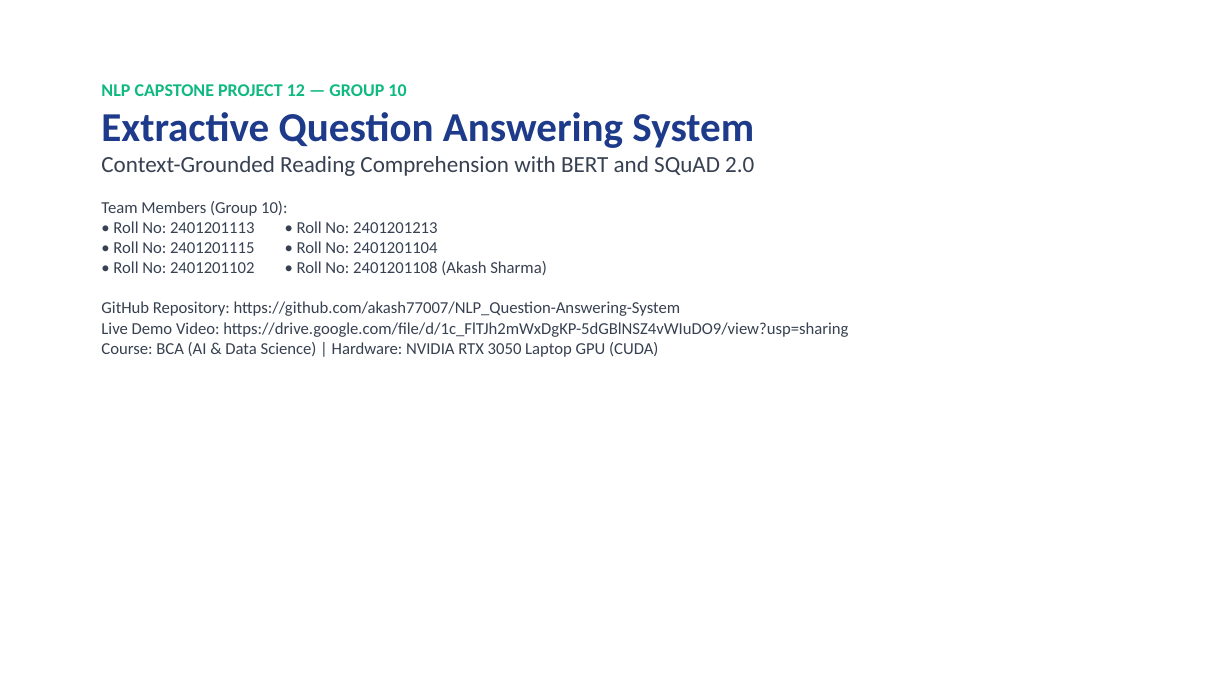
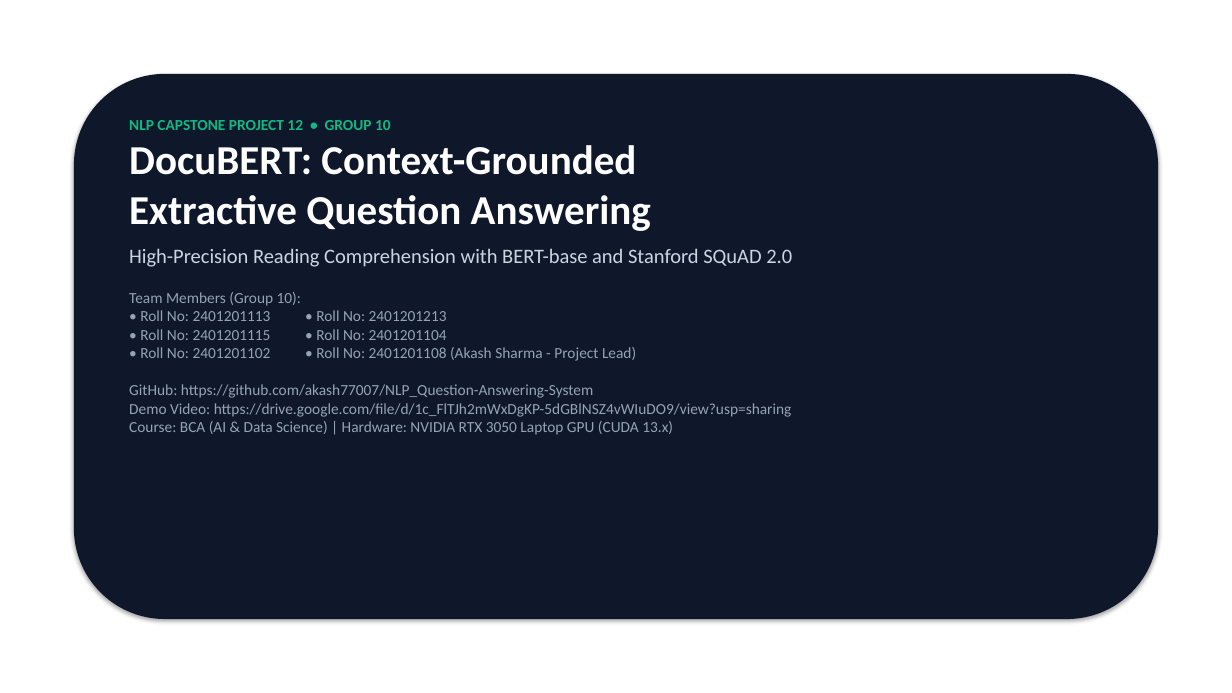
Before and after one commit to akash77007/NLP_Question-Answering-System, a slide deck: slide 1 of docs/Project_12_Presentation.pptx. Drawn at 1232x693 pixels with LibreOffice and Linux fonts; fonts in the diff are those of the drawing. Boxes give left, top, right and bottom in pixels: in the first picture for what was removed or moved away, otherwise in the second. Text is boxed around its words. In the diff, an @@ line names an element or a change of style, - is before the commit and + after.

```diff
--- a/docs/Project_12_Presentation.pptx
+++ b/docs/Project_12_Presentation.pptx
@@ rounded rectangle added at box(74, 74, 1158, 619), fill #0F172A @@
@@ text at box(129, 120, 792, 435): text changed; size 13 to 12 pt; text colour #374151 to #94A3B8 @@
-NLP CAPSTONE PROJECT 12 — GROUP 10
-Extractive Question Answering System
-Context-Grounded Reading Comprehension with BERT and SQuAD 2.0
-Team Members (Group 10):
-• Roll No: 2401201113 • Roll No: 2401201213
-• Roll No: 2401201115 • Roll No: 2401201104
-• Roll No: 2401201102 • Roll No: 2401201108 (Akash Sharma)
-GitHub Repository: https://github.com/akash77007/NLP_Question-Answering-System
-Live Demo Video: https://drive.google.com/file/d/1c_FlTJh2mWxDgKP-5dGBlNSZ4vWIuDO9/view?usp=sharing
-Course: BCA (AI & Data Science) | Hardware: NVIDIA RTX 3050 Laptop GPU (CUDA)
+NLP CAPSTONE PROJECT 12 • GROUP 10
+DocuBERT: Context-Grounded
+Extractive Question Answering
+High-Precision Reading Comprehension with BERT-base and Stanford SQuAD 2.0
+Team Members (Group 10):
+• Roll No: 2401201113 • Roll No: 2401201213
+• Roll No: 2401201115 • Roll No: 2401201104
+• Roll No: 2401201102 • Roll No: 2401201108 (Akash Sharma - Project Lead)
+GitHub: https://github.com/akash77007/NLP_Question-Answering-System
+Demo Video: https://drive.google.com/file/d/1c_FlTJh2mWxDgKP-5dGBlNSZ4vWIuDO9/view?usp=sharing
+Course: BCA (AI & Data Science) | Hardware: NVIDIA RTX 3050 Laptop GPU (CUDA 13.x)
```
Also in this commit, not shown: 6 other slides changed, 3 slides added, 3 slides removed, 2 other files.
